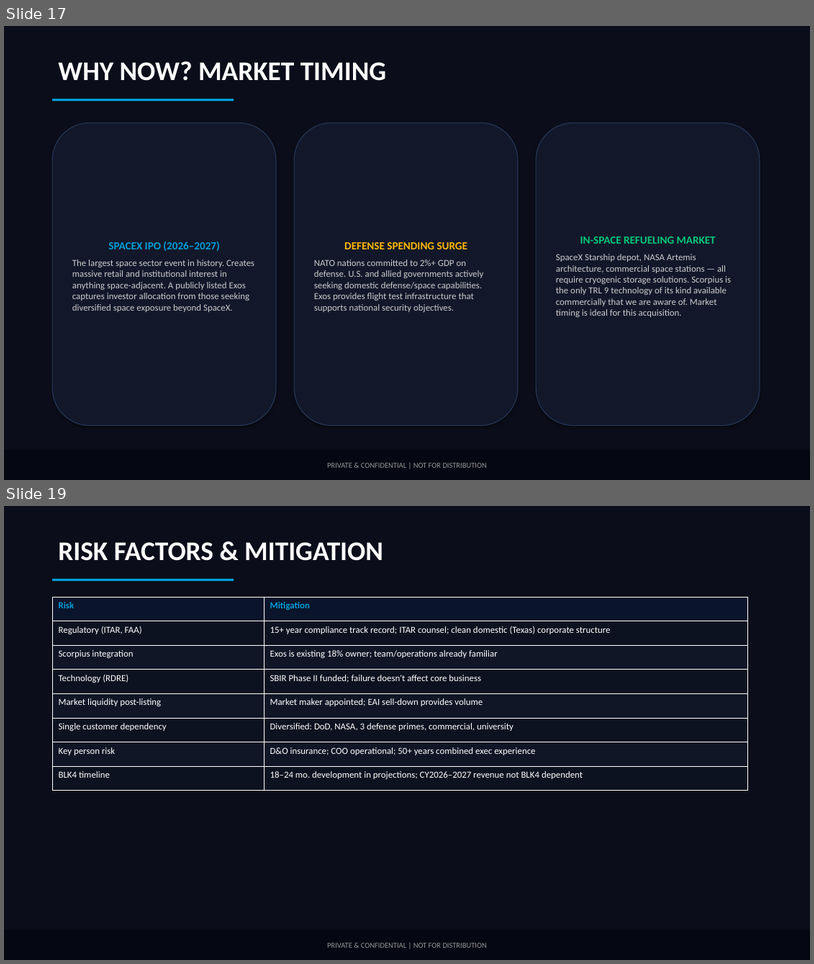
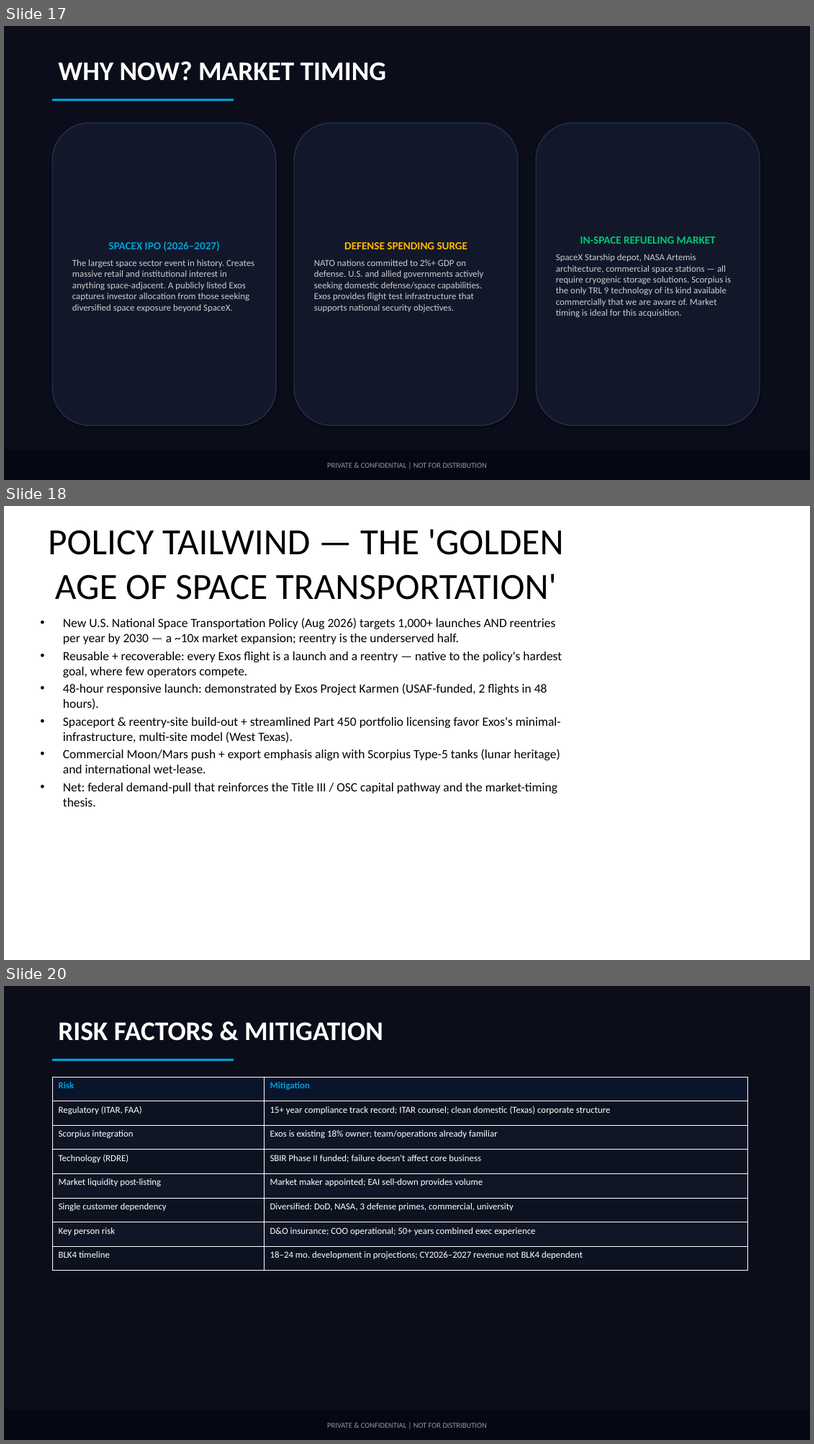
Before and after one commit to ExosAerospace/workspace, a slide deck: data-room/Exos_SeriesA/_CANONICAL/Exos_SeriesA_PitchDeck_FULL_2026-08-16_CORRECTED.pptx. Shown one above the other, each under a label of ours: slides 17 and 19 before the commit, slides 17, 18 and 20 after it; the slides between them are not shown. The pictures are 814x964 and 814x1444 pixels, drawn with LibreOffice and Linux fonts; fonts in the diff are those of the drawing; background and template pictures are left out; a plain dark background stands for a picture behind light text. Boxes give left, top, right and bottom in pixels: in the first picture for what was removed or moved away, otherwise in the second. Text is boxed around its words. In the diff, an @@ line names an element or a change of style, - is before the commit and + after.

```diff
--- a/data-room/Exos_SeriesA/_CANONICAL/Exos_SeriesA_PitchDeck_FULL_2026-08-16_CORRECTED.pptx
+++ b/data-room/Exos_SeriesA/_CANONICAL/Exos_SeriesA_PitchDeck_FULL_2026-08-16_CORRECTED.pptx
@@ slide 18 added at [4,506,810,960], background #FFFFFF @@
@@ title added at [48,529,564,600], 44 pt, text #000000 @@
+POLICY TAILWIND — THE 'GOLDEN AGE OF SPACE TRANSPORTATION'
@@ text added at [63,618,562,806], 15 pt, text #000000 @@
+• New U.S. National Space Transportation Policy (Aug 2026) targets 1,000+ launches AND reentries per year by 2030 — a ~10x market expansion; reentry is the underserved half.
+• Reusable + recoverable: every Exos flight is a launch and a reentry — native to the policy's hardest goal, where few operators compete.
+• 48-hour responsive launch: demonstrated by Exos Project Karmen (USAF-funded, 2 flights in 48 hours).
+• Spaceport & reentry-site build-out + streamlined Part 450 portfolio licensing favor Exos's minimal-infrastructure, multi-site model (West Texas).
+• Commercial Moon/Mars push + export emphasis align with Scorpius Type-5 tanks (lunar heritage) and international wet-lease.
+• Net: federal demand-pull that reinforces the Title III / OSC capital pathway and the market-timing thesis.
@@ what was slide 19 is now slide 20 @@
```
Also in this commit, not shown: 2 other files.
